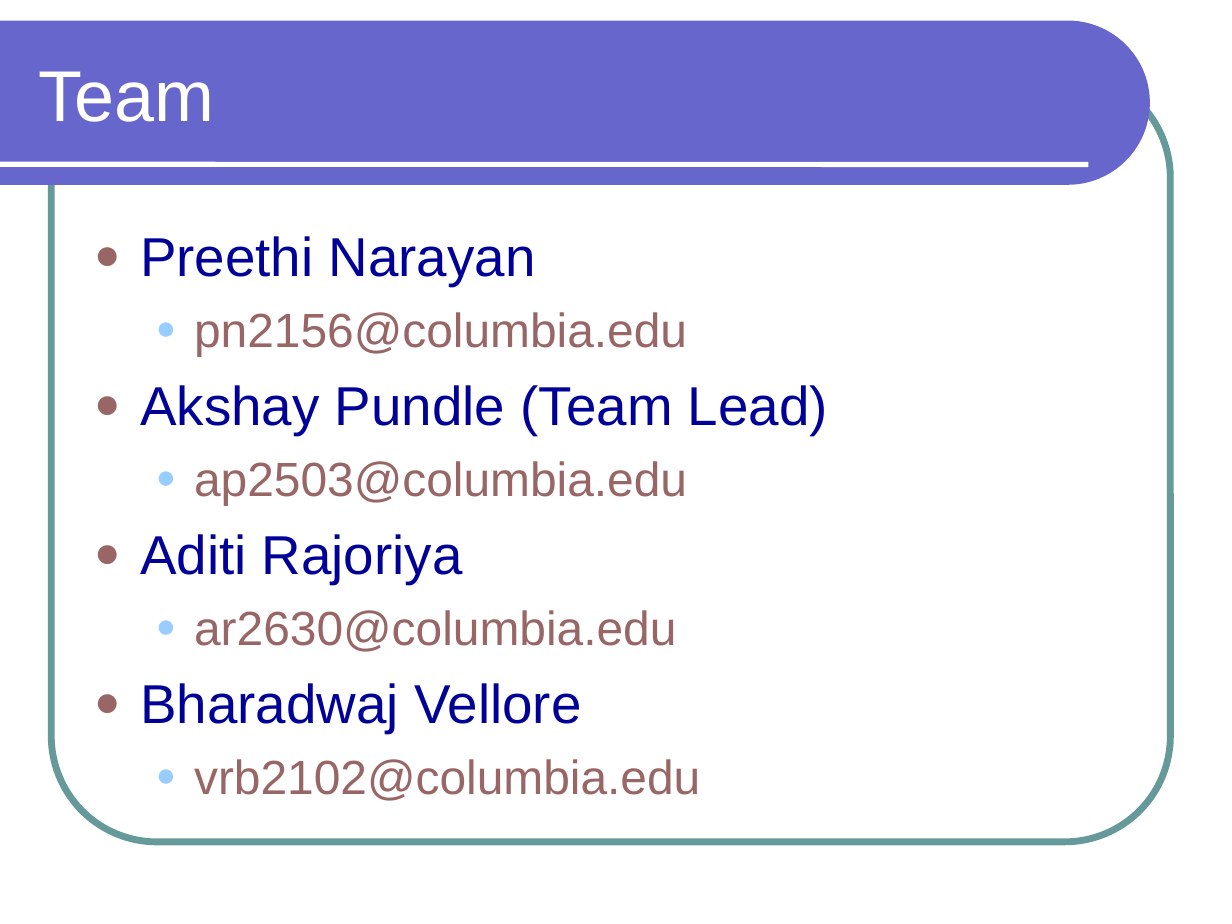
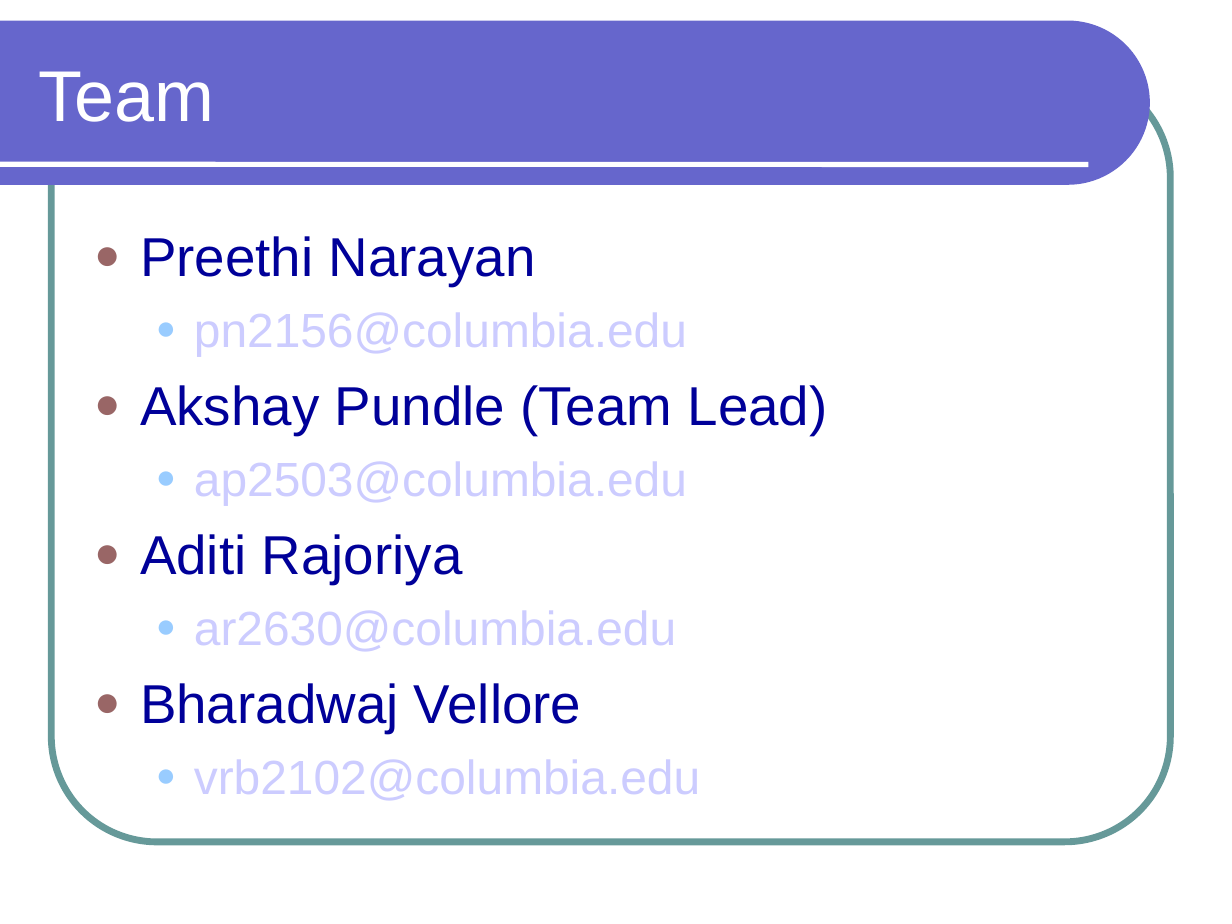
Before and after one commit to preethinarayan/plt-bdpl, a slide deck: slide 2 of bdpl/doc/Presentation/BDPL.ppt. Drawn at 1232x924 pixels with LibreOffice and Linux fonts; fonts in the diff are those of the drawing. Boxes give left, top, right and bottom in pixels: in the first picture for what was removed or moved away, otherwise in the second. Text is boxed around its words. In the diff, an @@ line names an element or a change of style, - is before the commit and + after.

```diff
--- a/bdpl/doc/Presentation/BDPL.ppt
+++ b/bdpl/doc/Presentation/BDPL.ppt
@@ text "Preethi Narayan" at <box>140,236,828,800</box>: text colour #996666 to #CCCCFF in "pn2156@columbia.edu", "ap2503@columbia.edu", "ar2630@columbia.edu", "vrb2102@columbia.edu" @@
```
Also in this commit, not shown: 2 other slides changed, 1 slide added, 1 slide removed.
